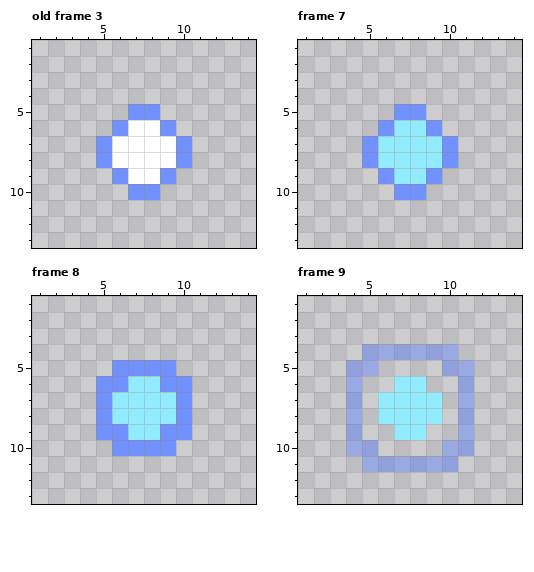
Pixel-art file: Project_Bolts/lib/spritesheets/all-projectiles/TurretProjectiles.aseprite. The picture above was drawn from the file before the commit.
16x16 pixels, 9 frames. Shown: old frame 3: x 1..14, y 1..13; frame 7: x 1..14, y 1..13; frame 8: x 1..14, y 1..13; frame 9: x 1..14, y 1..13. The commit also changed other frames, which this record leaves out.
Once edited:
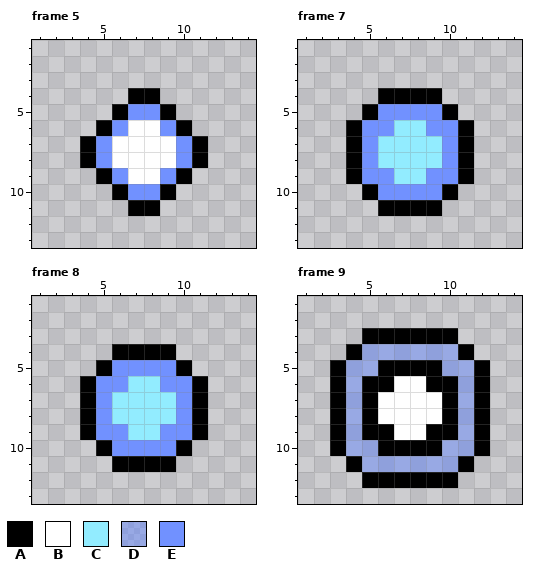
Palette (. is transparent): A #000000  B #ffffff  C #92ecff  D #5078ff6c  E #7191ff
A new or re-ordered frame is compared with the old frame closest to it.
Commit message: Modified sprites - added outline to projectile sprites to make more visible in game
The edit:
layer "Layer 2" added
frames re-ordered
Frame 5 against old frame 3, layer "Layer 2":
y 4: x 7..8 .. -> AA
y 5: x 6 . -> A; x 9 . -> A
y 6: x 5 . -> A; x 10 . -> A
y 7..8: x 4 . -> A; x 11 . -> A
y 9: x 5 . -> A; x 10 . -> A
y 10: x 6 . -> A; x 9 . -> A
y 11: x 7..8 .. -> AA
Frame 7, layers "Layer 1", "Layer 2":
y 4: x 6..9 .... -> AAAA
y 5: x 5..6 .. -> AE; x 9..10 .. -> EA
y 6: x 4..5 .. -> AE; x 10..11 .. -> EA
y 7..8: x 4 . -> A; x 11 . -> A
y 9: x 4..5 .. -> AE; x 10..11 .. -> EA
y 10: x 5..6 .. -> AE; x 9..10 .. -> EA
y 11: x 6..9 .... -> AAAA
Frame 8, layer "Layer 2":
y 4: x 6..9 .... -> AAAA
y 5: x 5 . -> A; x 10 . -> A
y 6..9: x 4 . -> A; x 11 . -> A
y 10: x 5 . -> A; x 10 . -> A
y 11: x 6..9 .... -> AAAA
Frame 9, layers "Layer 1", "Layer 2":
y 3: x 5..10 ...... -> AAAAAA
y 4: x 4 . -> A; x 11 . -> A
y 5: x 3 . -> A; x 6..9 .... -> AAAA; x 12 . -> A
y 6: x 3 . -> A; x 5..10 ..CC.. -> AABBAA; x 12 . -> A
y 7..8: x 3 . -> A; x 5..10 .CCCC. -> ABBBBA; x 12 . -> A
y 9: x 3 . -> A; x 5..10 ..CC.. -> AABBAA; x 12 . -> A
y 10: x 3 . -> A; x 6..9 .... -> AAAA; x 12 . -> A
y 11: x 4 . -> A; x 11 . -> A
y 12: x 5..10 ...... -> AAAAAA
Where, in picture pixels (left, top, right, bottom), the same in both pictures:
added: (80, 88, 208, 216)
added: (346, 88, 474, 216)
added: (80, 344, 208, 472)
changed: (330, 328, 490, 488)
